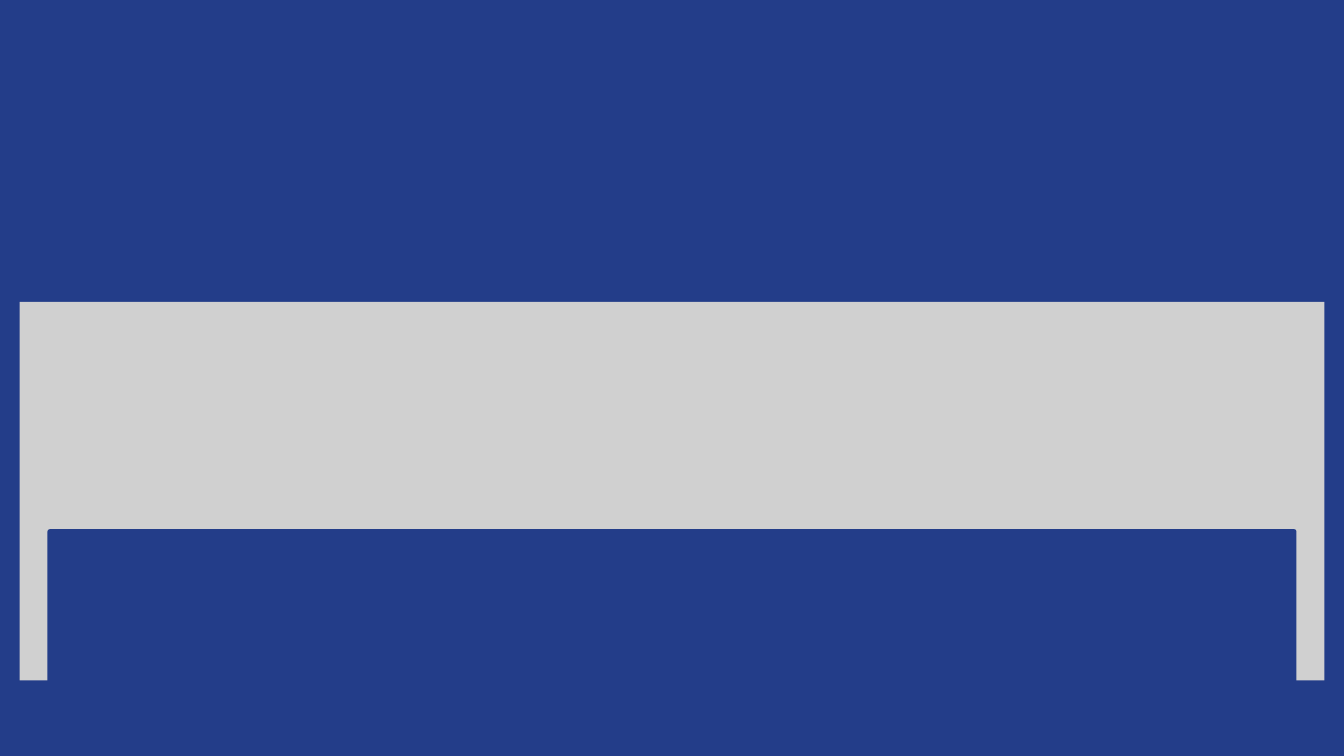
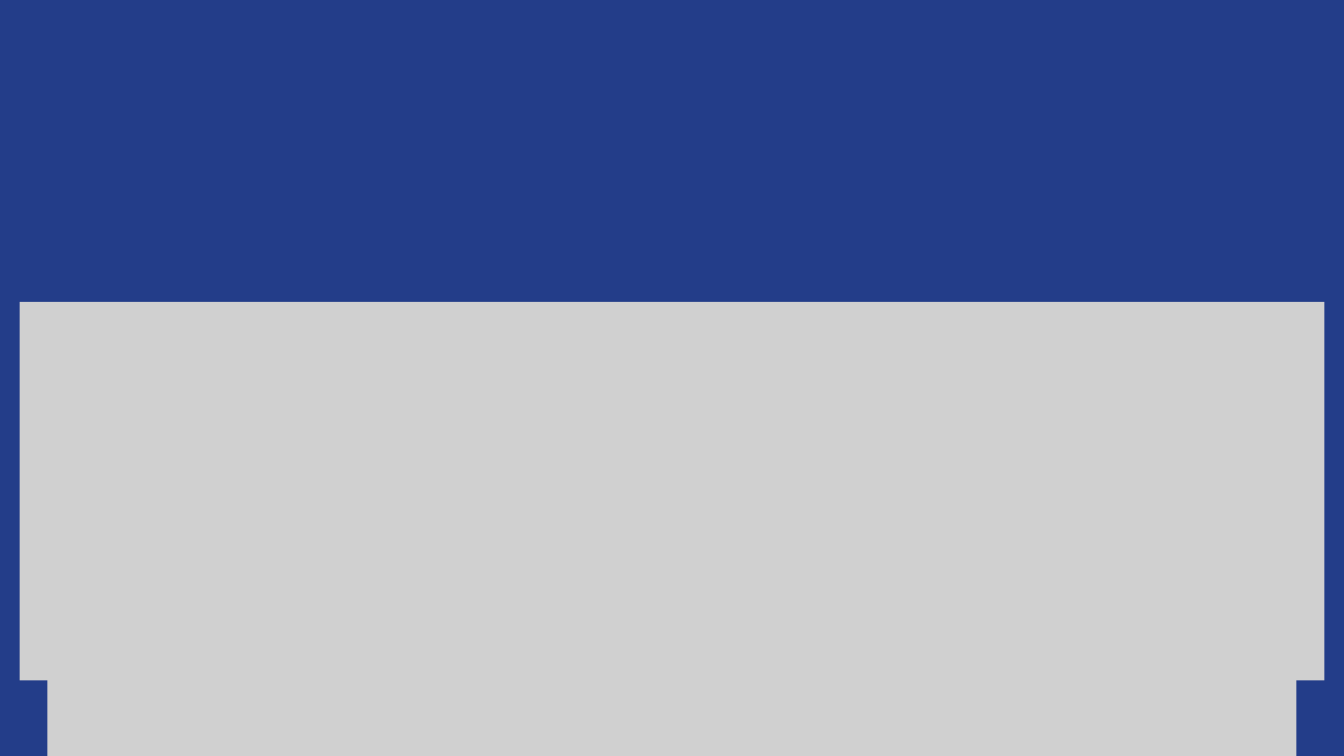
Before and after one commit to Liche008/Eng-Soft2-Grupo2, a slide deck: slide 30 of Apresentacao.pptx (slide 28 before the commit). Drawn at 1344x756 pixels with LibreOffice and Linux fonts; fonts in the diff are those of the drawing; grey boxes stand for pictures. Boxes give left, top, right and bottom in pixels: in the first picture for what was removed or moved away, otherwise in the second. Text is boxed around its words. In the diff, an @@ line names an element or a change of style, - is before the commit and + after.

```diff
--- a/Apresentacao.pptx
+++ b/Apresentacao.pptx
@@ picture at [19,302,1325,680]: outline redrawn @@
@@ freeform shape removed at [48,530,1297,756] @@
@@ picture added at [48,519,1297,756] @@
```
Also in this commit, not shown: 27 other slides changed, 7 slides added, 5 slides removed.
